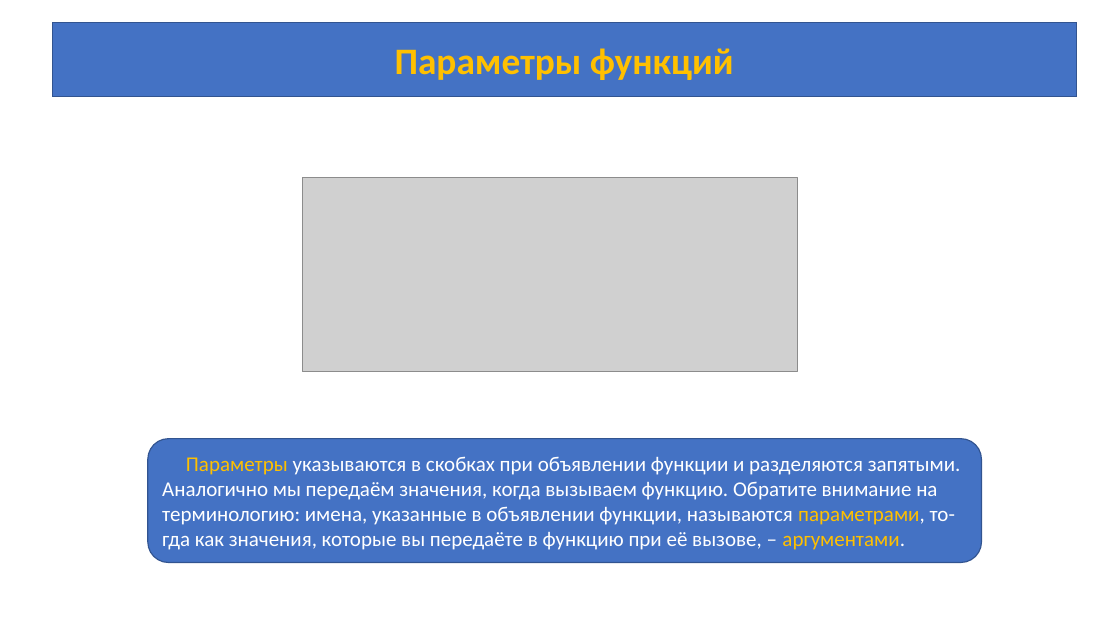
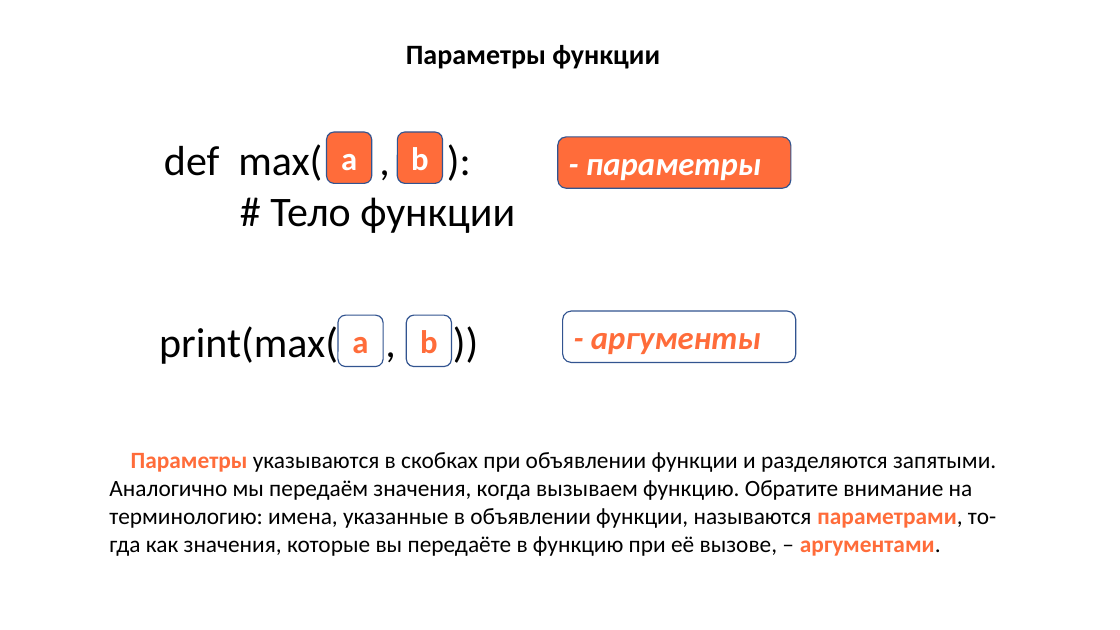
Before and after one commit to azamat7087/python_lessons_ver.2, a slide deck: slide 5 of lesson 5/Lesson_5.pptx. Drawn at 1120x630 pixels with LibreOffice and Linux fonts; fonts in the diff are those of the drawing; grey boxes stand for pictures. Boxes give left, top, right and bottom in pixels: in the first picture for what was removed or moved away, otherwise in the second. Text is boxed around its words. In the diff, an @@ line names an element or a change of style, - is before the commit and + after.

```diff
--- a/lesson 5/Lesson_5.pptx
+++ b/lesson 5/Lesson_5.pptx
@@ rectangle removed at (52,23,1076,97) @@
-Параметры функций
@@ text added at (406,45,660,69), 24 pt, text #000000, bold @@
+Параметры функции
@@ text added at (164,144,515,233), 36 pt, text #000000 @@
+def max( , ):
+# Тело функции
@@ rounded rectangle added at (327,132,372,183), fill #FF6C3A, outline #325491 1 pt, 28 pt, text #FFFFFF, bold @@
+a
@@ rounded rectangle added at (397,132,443,183), fill #FF6C3A, outline #325491 1 pt, 28 pt, text #FFFFFF, bold @@
+b
@@ rounded rectangle added at (558,137,791,188), fill #FF6C3A, outline #325491 1 pt, 28 pt, text #FFFFFF, bold, italic @@
+- параметры
@@ picture removed at (302,177,798,371) @@
@@ text added at (159,322,338,364), 36 pt, text #000000 @@
+print(max( , ))
@@ rounded rectangle added at (338,315,383,366), fill #FFFFFF, outline #325491 1 pt, 28 pt, text #FF6C3A, bold @@
+a
@@ rounded rectangle added at (407,315,452,366), fill #FFFFFF, outline #325491 1 pt, 28 pt, text #FF6C3A, bold @@
+b
@@ rounded rectangle added at (563,311,797,362), fill #FFFFFF, outline #325491 1 pt, 28 pt, text #FF6C3A, bold, italic @@
+- аргументы
@@ text "Параметры указываются в скобках при ...": place and size @@
-text "Параметры указываются в скобках при ..." at (148,439,982,562)
+text "Параметры указываются в скобках при ..." at (109,452,996,556)
@@ text "Параметры указываются в скобках при ..." at (109,452,996,556): size 18 to 20 pt; text colour #FFC000 to #FF6C3A, bold on in "Параметры", "параметрами,", "аргументами."; text colour #FFFFFF to #000000 in "указываются в скобках при объявлении функции и ...", "Аналогично мы передаём значения, когда вызываем функцию. ...", "терминологию: имена, указанные в объявлении функции, называю ...", "гда как значения, которые вы передаёте в ..."; vertical alignment middle to top; fill #4472C4 to none; outline #325491 1 pt to none @@
```
Also in this commit, not shown: 4 other slides changed, 6 slides added.
